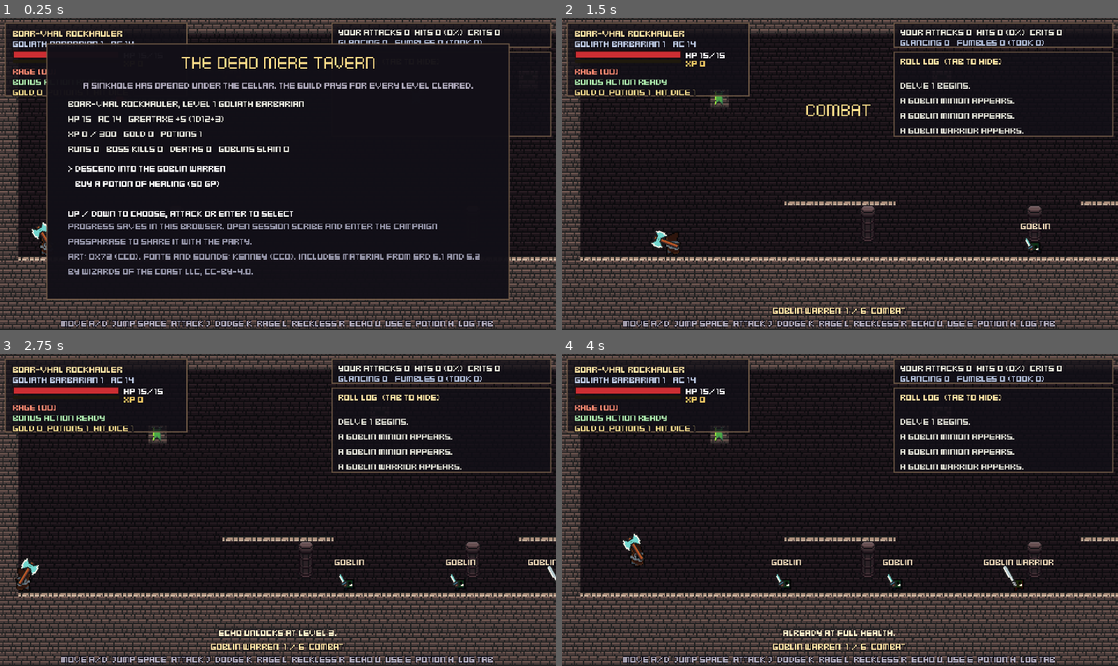
Above: before the commit, frames 1-4 (two rows, left to right).
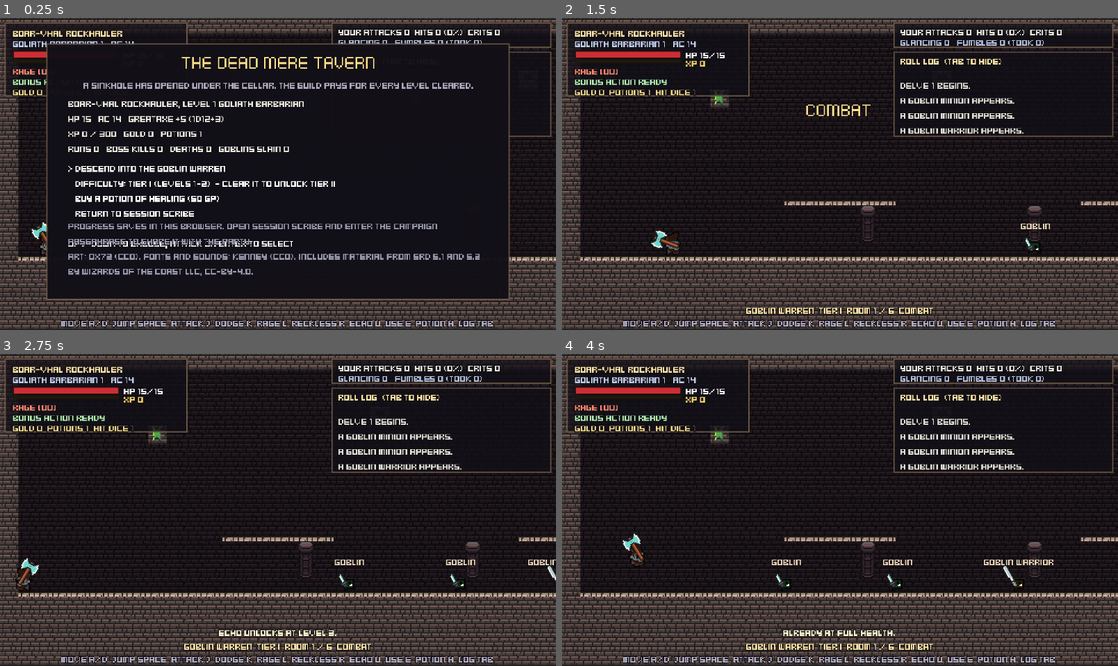
Above: after the commit, the same moments.

Repository: classifiedsecret/table-notes
Game: Godot game, scene res://main.tscn
Two runs of this game, one before a commit and one after it. Both use one fixed random seed, a clock stepped at 60 frames per second and the inputs below.
Inputs (mouse positions are in pixels of both pictures, inside the frame that each line leads up to):
- Up to frame 1 (0.25 s): no input
- Up to frame 2 (1.5 s): tap Enter (confirm) at 0.5, 0.8 s; move the mouse to (962, 158) at 0.52 s; hold D (move_right) 0.53-1.25 s; tap J (attack) at 0.6 s; click (962, 158) at 0.67 s; tap Space (jump) at 0.77, 1.07 s; drag from (728, 189) to (812, 236) at 1.27 s
- Up to frame 3 (2.75 s): move the mouse to (333, 441) at 2.02 s; hold A (move_left) from 2.03 s (still down); tap K (dodge) at 2.1 s; tap U (echo) at 2.3 s
- Up to frame 4 (4 s): release A (move_left) at 2.75 s; drag from (812, 572) to (673, 463) at 2.77 s; move the mouse to (1006, 556) at 3.52 s; hold D (move_right) from 3.53 s (still down); tap E (interact) at 3.6 s; tap Space (jump) at 3.77 s; tap H (potion) at 3.8 s

The runs differ from the first frame. In frame 1, 1.5% of the frame differs, in the area x 12-61%, y 52-74%; in frame 2, 0.5%; in frame 3, 0.5%; in frame 4, 0.5%.

Commit message:
Vanguard's Descent: difficulty tiers and a Game tab in Session Scribe
- Tiers I-III (chosen at the tavern): monsters gain HP (x1.8 / x2.6),
  +2/+3 to hit, +2/+4 damage and +1/+2 AC; XP and gold scale up.
  Clearing the Warren on your highest tier unlocks the next.
- Session Scribe: a 'Game' link after Dice in the tab bar opens /game/.
  No other change to the notes app.
- Tavern: 'Return to Session Scribe' option.

Co-Authored-By: Claude Opus 5.5 <noreply@anthropic.com>
Claude-Session: https://claude.ai/code/session_01FFZszJXgzQJUaVBRjoWg3e

Diff:
--- a/game-src/scripts/data/creatures.gd
+++ b/game-src/scripts/data/creatures.gd
@@ -91,6 +91,28 @@
 ]
 
 
+## Difficulty tiers: tougher monsters and bigger rewards for higher-level heroes.
+const TIERS := {
+	1: {"name": "Tier I", "levels": "levels 1-2", "hp": 1.0, "atk": 0, "dmg": 0, "ac": 0, "xp": 1.0, "gold": 1.0},
+	2: {"name": "Tier II", "levels": "levels 3-4", "hp": 1.8, "atk": 2, "dmg": 2, "ac": 1, "xp": 2.5, "gold": 2.0},
+	3: {"name": "Tier III", "levels": "level 5", "hp": 2.6, "atk": 3, "dmg": 4, "ac": 2, "xp": 4.0, "gold": 3.0},
+}
+
+
+## Returns a copy of a stat block scaled for the tier.
+static func scaled(base: Dictionary, tier: int) -> Dictionary:
+	var t: Dictionary = TIERS[clampi(tier, 1, 3)]
+	var d := base.duplicate(true)
+	d.ac = int(d.ac) + int(t.ac)
+	d.xp = roundi(float(d.xp) * float(t.xp))
+	d["hp_scale"] = t.hp
+	for k in ["weapon", "melee"]:
+		if d.has(k):
+			d[k].attack = int(d[k].attack) + int(t.atk)
+			d[k].bonus = int(d[k].bonus) + int(t.dmg)
+	return d
+
+
 static func monster(key: String) -> Dictionary:
 	match key:
 		"warrior", "G": return GOBLIN_WARRIOR
--- a/game-src/scripts/data/hero.gd
+++ b/game-src/scripts/data/hero.gd
@@ -20,6 +20,8 @@
 var best_depth := 0
 var nat20s := 0
 var biggest_hit := 0
+var tier_unlocked := 1
+var tier := 1
 
 
 func str_score() -> int:
@@ -106,11 +108,13 @@
 func to_dict() -> Dictionary:
 	return {"id": id, "owner": owner, "name": name, "level": level, "xp": xp, "gold": gold, "potions": potions,
 		"runs": runs, "clears": clears, "deaths": deaths, "kills": kills, "best_depth": best_depth,
-		"nat20s": nat20s, "biggest_hit": biggest_hit, "class": "barbarian", "updated": Time.get_unix_time_from_system()}
+		"nat20s": nat20s, "biggest_hit": biggest_hit, "tier_unlocked": tier_unlocked, "tier": tier, "class": "barbarian", "updated": Time.get_unix_time_from_system()}
 
 
 func load_dict(d: Dictionary) -> void:
-	for k in ["level", "xp", "gold", "potions", "runs", "clears", "deaths", "kills", "best_depth", "nat20s", "biggest_hit"]:
+	for k in ["level", "xp", "gold", "potions", "runs", "clears", "deaths", "kills", "best_depth", "nat20s", "biggest_hit", "tier_unlocked", "tier"]:
 		if d.has(k):
 			set(k, int(d[k]))
 	level = clampi(level, 1, MAX_LEVEL)
+	tier_unlocked = clampi(tier_unlocked, 1, 3)
+	tier = clampi(tier, 1, tier_unlocked)
--- a/game-src/scripts/game/chest.gd
+++ b/game-src/scripts/game/chest.gd
@@ -45,7 +45,7 @@
 		return
 	opened = true
 	sprite.play()
-	var gp: int = (game.dice.roll(2, 6).reduce(func(a, b): return a + b, 0)) * 5 + 5 * game.hero.level
+	var gp: int = roundi(((game.dice.roll(2, 6).reduce(func(a, b): return a + b, 0)) * 5 + 5 * game.hero.level) * float(Creatures.TIERS[game.hero.tier].gold))
 	var potion: bool = game.dice.die(100) <= 50
 	game.run_gold += gp
 	if potion:
--- a/game-src/scripts/game/enemy.gd
+++ b/game-src/scripts/game/enemy.gd
@@ -35,6 +35,7 @@
 	max_hp = int(d.get("hp_bonus", 0))
 	for v in hp_roll:
 		max_hp += v
+	max_hp = maxi(1, roundi(max_hp * float(d.get("hp_scale", 1.0))))
 	hp = max_hp
 	speed = 86.0 if d.name == "Goblin Minion" else (66.0 if d.get("ranged", false) else 74.0)
 	game.log_line("A %s appears." % d.name)
--- a/game-src/scripts/game/main.gd
+++ b/game-src/scripts/game/main.gd
@@ -165,6 +165,9 @@
 		hero.level = 5
 		hero.xp = 6500
 		player.apply_hero(hero)
+	if _arg("t3"):
+		hero.tier_unlocked = 3
+		hero.tier = 3
 	if _arg("boss"):
 		hero.level = 2
 		hero.xp = 300
@@ -221,7 +224,9 @@
 func _tavern_options() -> Array:
 	return [
 		["Descend into the %s" % BIOME, "start"],
+		["Difficulty: %s (%s)%s" % [Creatures.TIERS[hero.tier].name, Creatures.TIERS[hero.tier].levels, "  - press to change" if hero.tier_unlocked > 1 else "  - clear it to unlock Tier II"], "tier"],
 		["Buy a Potion of Healing (%d gp)" % POTION_PRICE, "potion"],
+		["Return to Session Scribe", "leave"],
 	]
 
 
@@ -258,6 +263,17 @@
 		match opts[_menu_pick][1]:
 			"start":
 				_start_run()
+			"tier":
+				if hero.tier_unlocked > 1:
+					hero.tier = hero.tier % hero.tier_unlocked + 1
+					save_hero()
+					sfx.play("step", -6.0)
+				else:
+					toast("Defeat the Bugbear Chief to unlock Tier II.")
+				_refresh_tavern()
+			"leave":
+				if OS.has_feature("web"):
+					JavaScriptBridge.eval("window.location.href = '../'")
 			"potion":
 				if hero.gold >= POTION_PRICE:
 					hero.gold -= POTION_PRICE
@@ -314,7 +330,7 @@
 	camera.global_position = player.global_position
 	camera.reset_smoothing()
 	phase = Phase.RUN
-	var label := "%s  %d / %d  %s" % [BIOME.to_upper(), mini(depth, ROOMS_BEFORE_BOSS + 1), ROOMS_BEFORE_BOSS + 1, ROOM_LABEL[kind]]
+	var label := "%s  %s  ROOM %d / %d  %s" % [BIOME.to_upper(), Creatures.TIERS[hero.tier].name.to_upper(), mini(depth, ROOMS_BEFORE_BOSS + 1), ROOMS_BEFORE_BOSS + 1, ROOM_LABEL[kind]]
 	hud.set_room(label)
 	hud.banner(ROOM_LABEL[kind], Color(1, 0.88, 0.55))
 	log_line("Room %d: %s." % [depth, ROOM_LABEL[kind].capitalize()])
@@ -375,7 +391,7 @@
 
 func spawn_monster(key: String, pos: Vector2) -> Enemy:
 	var e := Enemy.new()
-	e.setup(self, Creatures.monster(key))
+	e.setup(self, Creatures.scaled(Creatures.monster(key), hero.tier))
 	e.position = pos
 	e.facing = -1 if pos.x > player.global_position.x else 1
 	e._cd = 0.6 + randf() * 0.6
@@ -587,6 +603,9 @@
 	var body := ""
 	if result == "cleared":
 		hero.clears += 1
+		if hero.tier == hero.tier_unlocked and hero.tier_unlocked < 3:
+			hero.tier_unlocked += 1
+			toast("%s unlocked at the tavern." % Creatures.TIERS[hero.tier_unlocked].name)
 		hero.gold += run_gold
 		hero.potions = run_potions
 		body = "The Bugbear Chief is dead and the Goblin Warren is broken.\n\nYou bank %d gp and carry %d potion%s home." % [run_gold, run_potions, "" if run_potions == 1 else "s"]
@@ -610,7 +629,7 @@
 
 func on_battle_end(victory: bool) -> void:
 	if victory:
-		run_gold += 40 + dice.roll(4, 6).reduce(func(a, b): return a + b, 0) * 5
+		run_gold += roundi((40 + dice.roll(4, 6).reduce(func(a, b): return a + b, 0) * 5) * float(Creatures.TIERS[hero.tier].gold))
 		end_run("cleared")
 
 
Not shown, changed: game/index.pck
